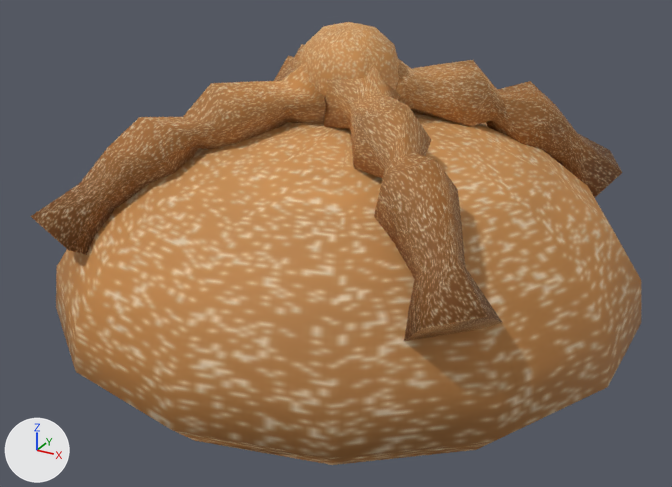
Renders of the glTF model assets/models/propios/pan_de_muerto.gltf from each side of a commit.
Before and after are seen from a 50 mm lens placed at (0.148, -0.278, 0.165), pointed at (0.001, -0.011, 0.032). The lights are fixed; the arrows at lower left show +X, +Y and +Z. The picture after the commit comes second.

Objects in the first picture: 'pan_de_muerto'.
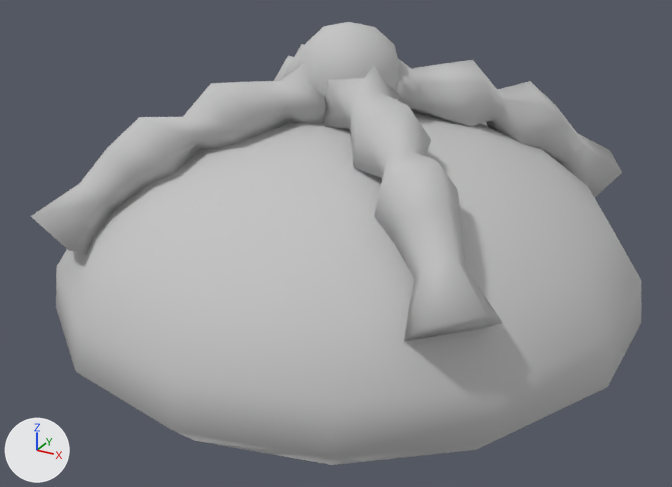
Where the change shows, as pixel boxes [x1, y1, x2, y2] in the pictures (672 x 487 px):
'pan_de_muerto', surface changed (orange to light grey): [31, 22, 641, 465] in both

The change, as a list of edits to the scene's bpy script:
```text
Change mat_pan:
    remove mat_pan.texture = img_pan_de_muerto_png
    add mat_pan.base_color = (0.55, 0.55, 0.55)  # light grey #c4c4c4
    mat_pan.roughness: 0.75 -> 0.8
```
